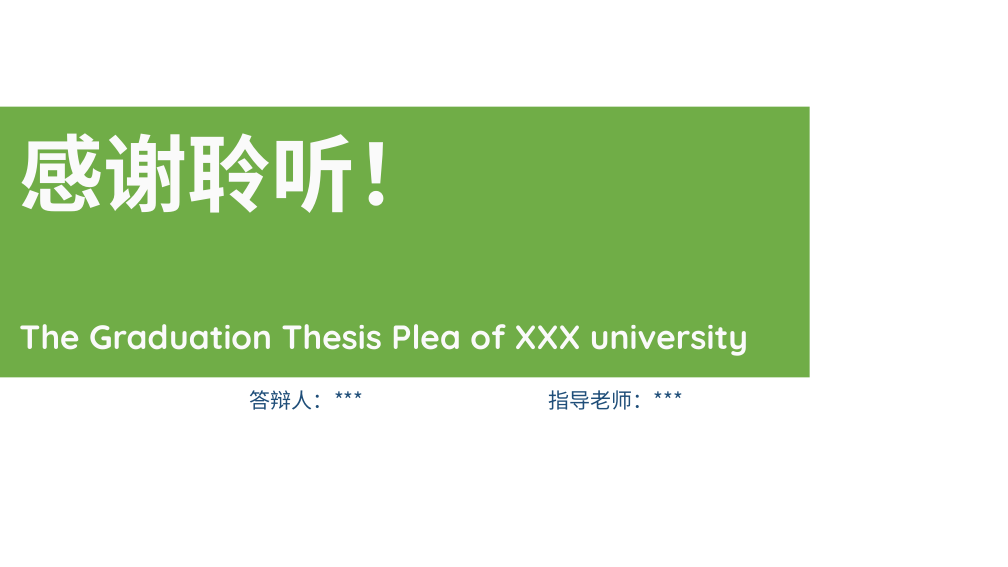
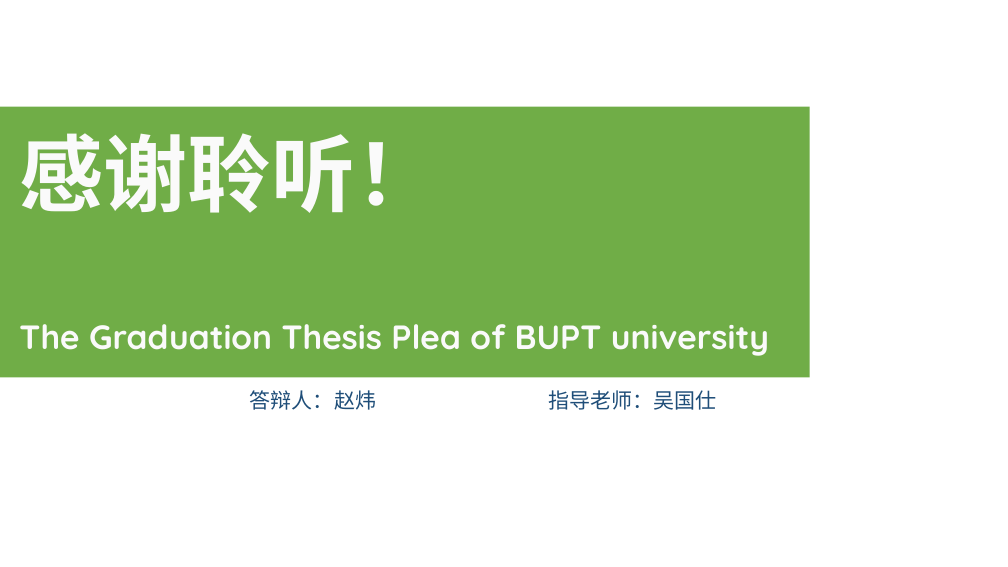
Before and after one commit to zwbn57175596/zhaowei, a slide deck: slide 21 of BUPT_paper/企业移动协同云办公系统——工作圈的设计与实现.pptx (slide 20 before the commit). Drawn at 1008x567 pixels with LibreOffice and Linux fonts; fonts in the diff are those of the drawing. Boxes give left, top, right and bottom in pixels: in the first picture for what was removed or moved away, otherwise in the second. Text is boxed around its words. In the diff, an @@ line names an element or a change of style, - is before the commit and + after.

```diff
--- a/BUPT_paper/企业移动协同云办公系统——工作圈的设计与实现.pptx
+++ b/BUPT_paper/企业移动协同云办公系统——工作圈的设计与实现.pptx
@@ text at <box>19,324,769,356</box>: text changed @@
-The Graduation Thesis Plea of XXX university
+The Graduation Thesis Plea of BUPT university
@@ text at <box>250,390,376,410</box>: text changed @@
-答辩人：***
+答辩人：赵炜
@@ text at <box>548,390,716,410</box>: text changed @@
-指导老师：***
+指导老师：吴国仕
```
Also in this commit, not shown: 1 other slide changed, 1 slide added, 1 other file.
